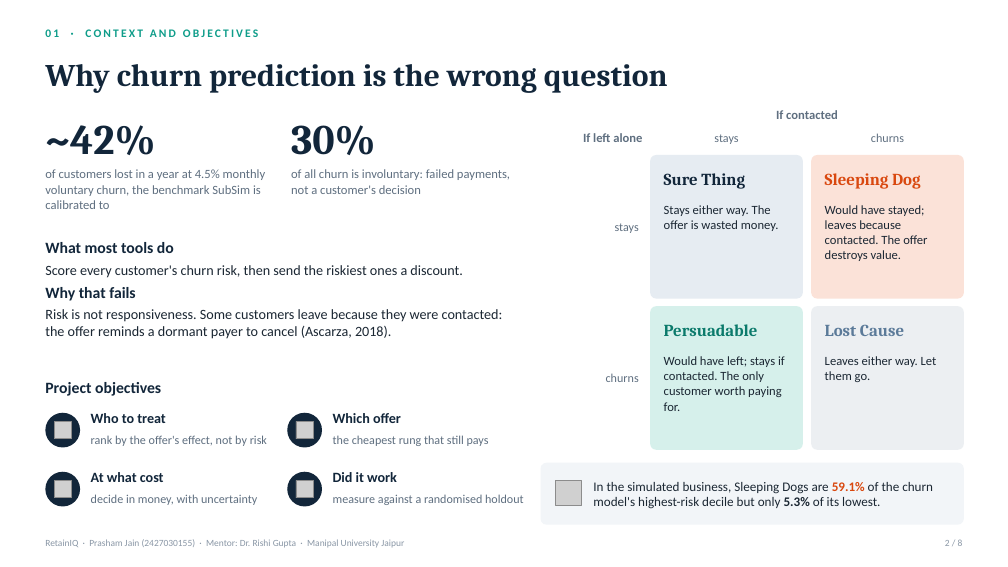
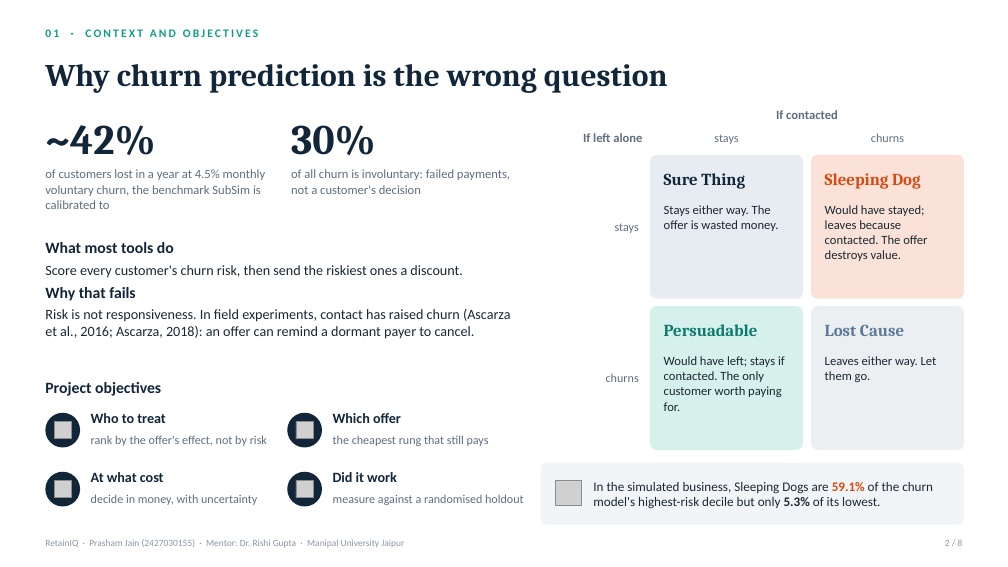
Before and after one commit to PrashamJ17/PBL-Proj, a slide deck: slide 2 of presentation/RetainIQ_Presentation.pptx. Drawn at 1008x567 pixels with LibreOffice and Linux fonts; fonts in the diff are those of the drawing; grey boxes stand for pictures. Boxes give left, top, right and bottom in pixels: in the first picture for what was removed or moved away, otherwise in the second. Text is boxed around its words. In the diff, an @@ line names an element or a change of style, - is before the commit and + after.

```diff
--- a/presentation/RetainIQ_Presentation.pptx
+++ b/presentation/RetainIQ_Presentation.pptx
@@ text at bbox=[45, 309, 511, 339]: text changed @@
-Risk is not responsiveness. Some customers leave because they were contacted: the offer reminds a dormant payer to cancel (Ascarza, 2018).
+Risk is not responsiveness. In field experiments, contact has raised churn (Ascarza et al., 2016; Ascarza, 2018): an offer can remind a dormant payer to cancel.
```
Also in this commit, not shown: 4 other slides changed, 14 other files.
